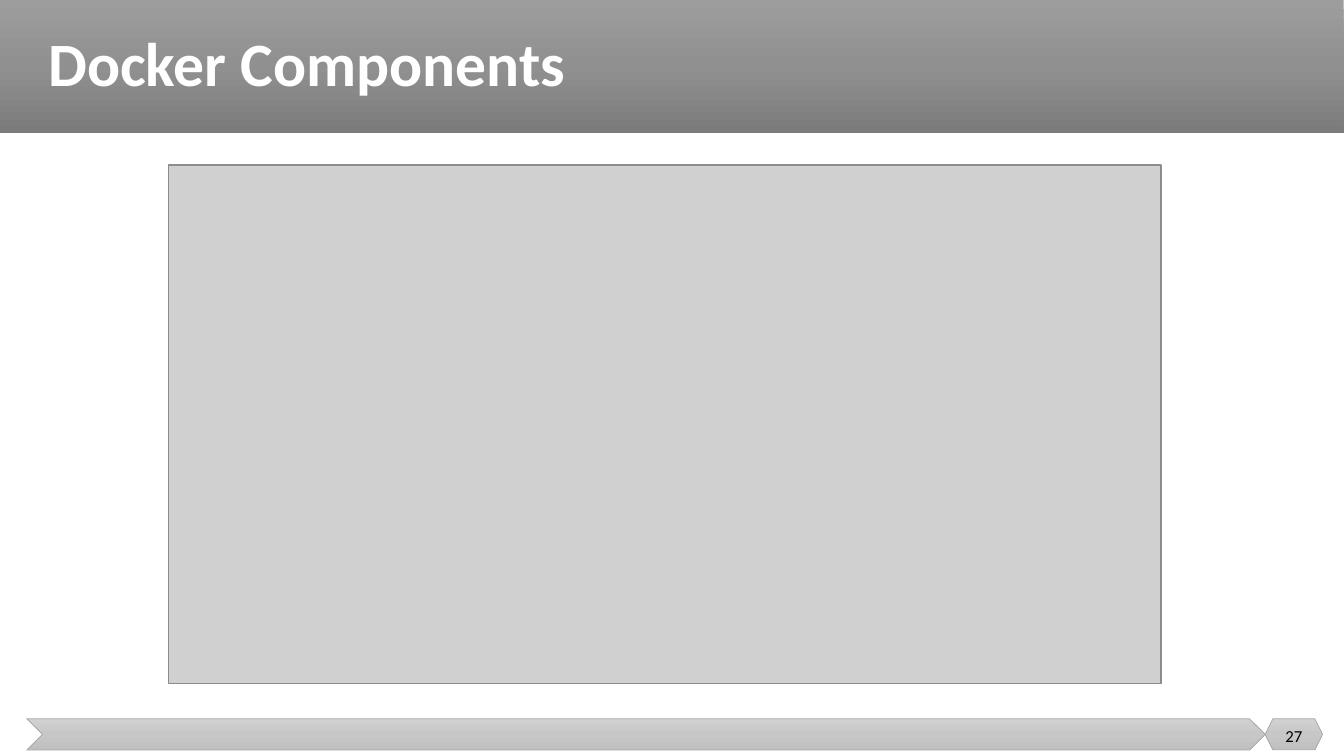
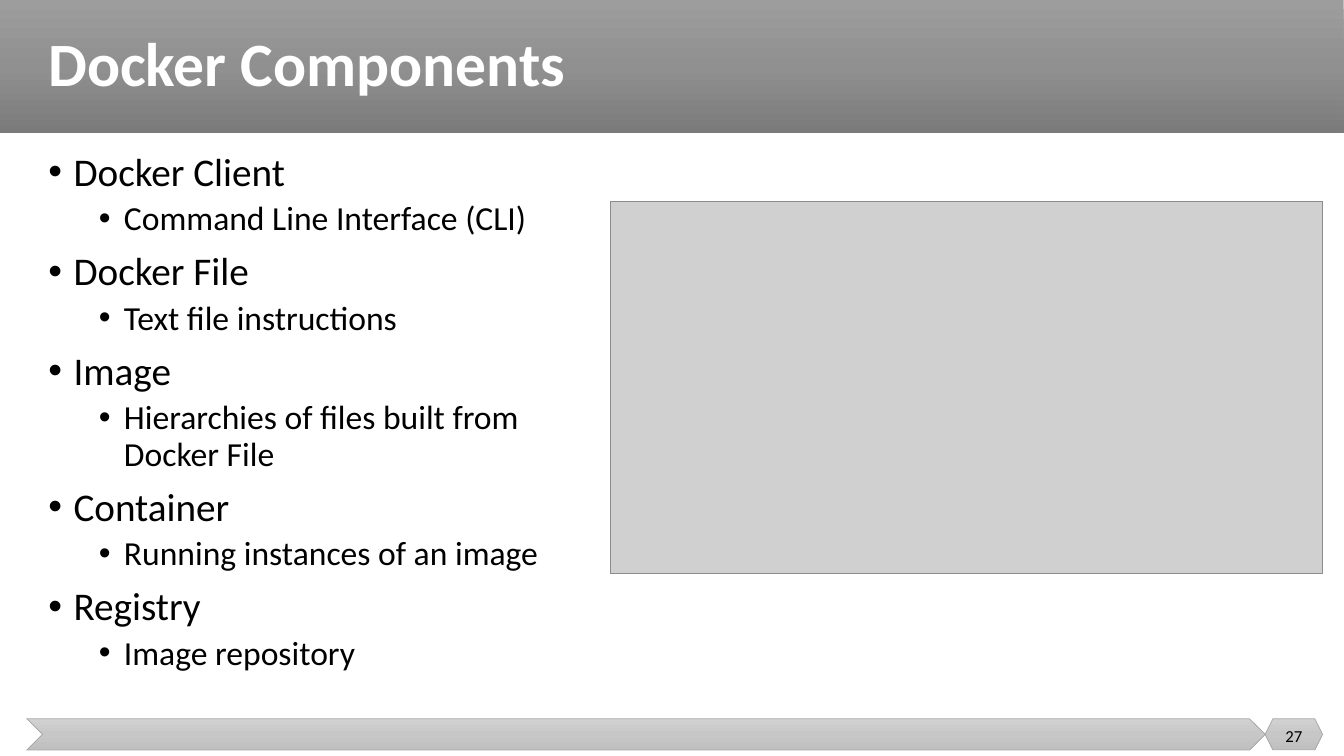
Before and after one commit to malenezi/malenezi, a slide deck: slide 27 of SE489/Lectures/4-Containerization/Containerization.pptx. Drawn at 1344x756 pixels with LibreOffice and Linux fonts; fonts in the diff are those of the drawing; grey boxes stand for pictures. Boxes give left, top, right and bottom in pixels: in the first picture for what was removed or moved away, otherwise in the second. Text is boxed around its words. In the diff, an @@ line names an element or a change of style, - is before the commit and + after.

```diff
--- a/SE489/Lectures/4-Containerization/Containerization.pptx
+++ b/SE489/Lectures/4-Containerization/Containerization.pptx
@@ text added at (74, 158, 538, 671), 24 pt, text #000000 @@
+• Docker Client
+  • Command Line Interface (CLI)
+• Docker File
+  • Text file instructions
+• Image
+  • Hierarchies of files built from Docker File
+• Container
+  • Running instances of an image
+• Registry
+  • Image repository
@@ picture: place and size @@
-picture at (168, 165, 1160, 685)
+picture at (610, 201, 1323, 574)
```
Also in this commit, not shown: 3 slides added, 1 slide removed.
